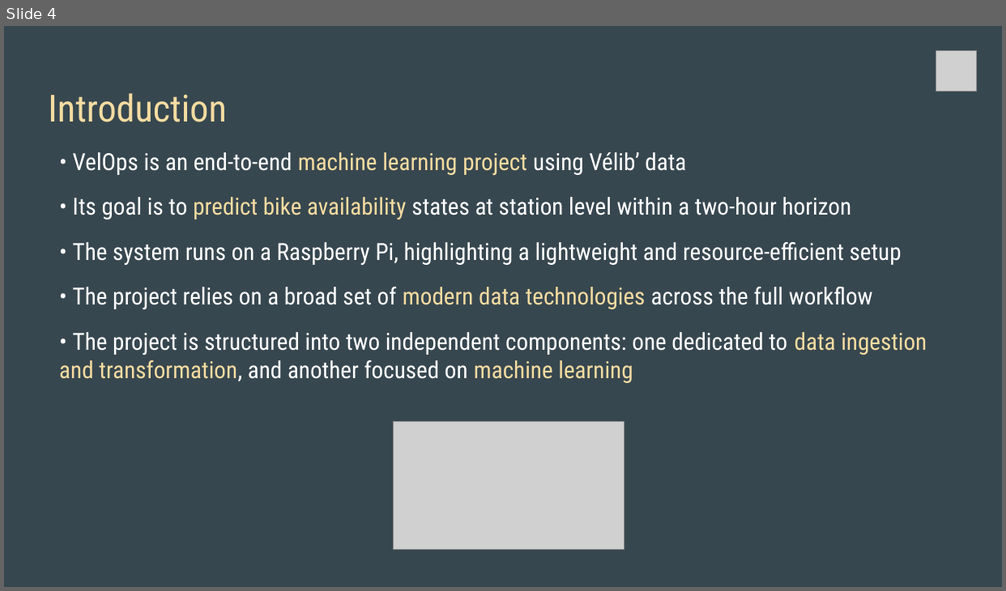
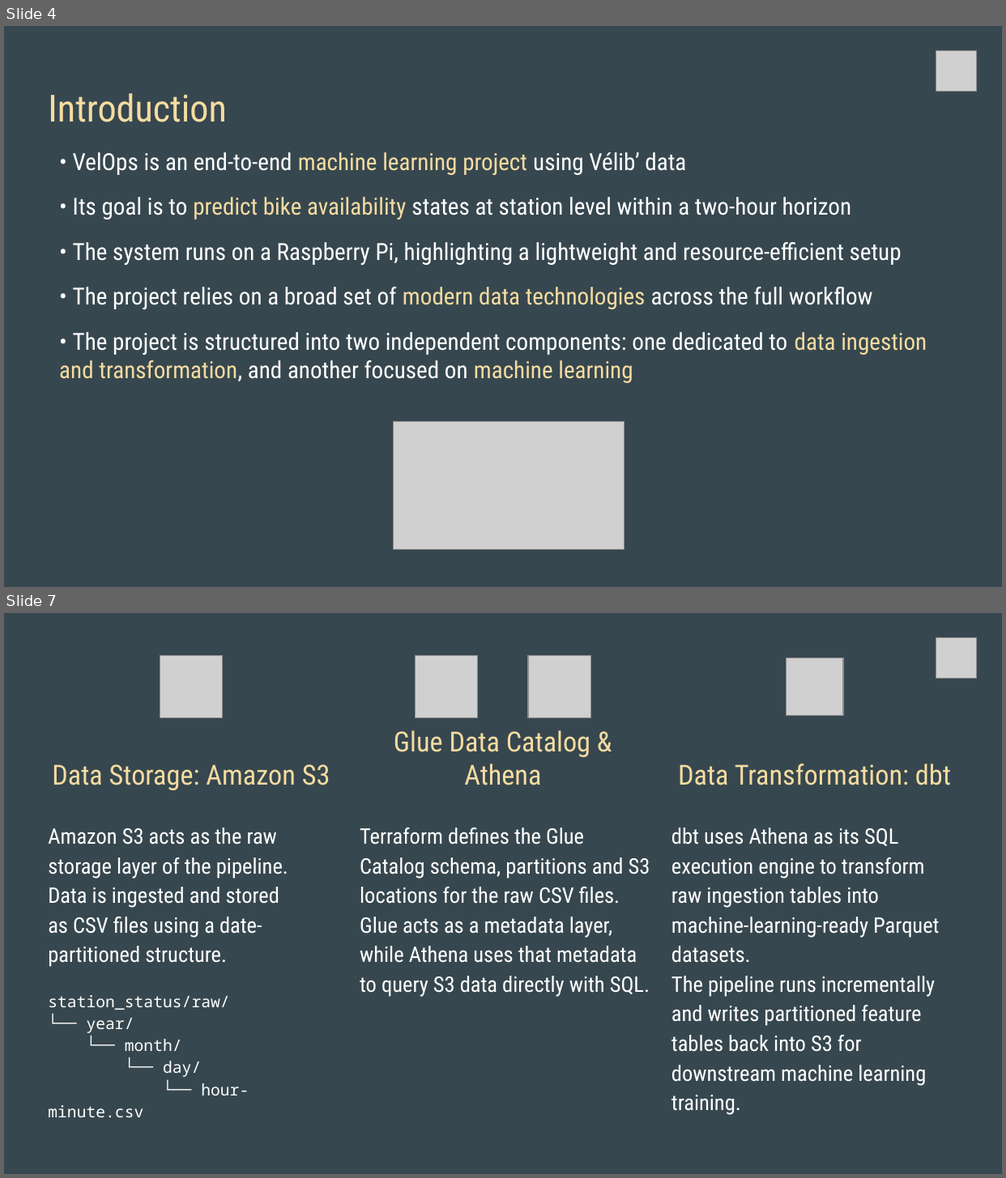
Before and after one commit to allisterk2703/velib-data-ingestion, a slide deck: docs/velops_presentation.pptx. Shown one above the other, each under a label of ours: slide 4 before the commit, slides 4 and 7 after it; the slides between them are not shown. The pictures are 1006x591 and 1006x1178 pixels, drawn with LibreOffice and Linux fonts; fonts in the diff are those of the drawing; grey boxes stand for pictures. Boxes give left, top, right and bottom in pixels: in the first picture for what was removed or moved away, otherwise in the second. Text is boxed around its words. In the diff, an @@ line names an element or a change of style, - is before the commit and + after.

```diff
--- a/docs/velops_presentation.pptx
+++ b/docs/velops_presentation.pptx
@@ slide 7 added at bbox=[4, 613, 1002, 1174], background #37474F @@
@@ picture added at bbox=[160, 655, 223, 717] @@
@@ picture added at bbox=[415, 655, 478, 717] @@
@@ picture added at bbox=[528, 655, 590, 717] @@
@@ picture added at bbox=[786, 658, 843, 715] @@
@@ picture added at bbox=[936, 638, 977, 679] @@
@@ title added at bbox=[394, 730, 590, 786], 20 pt, text #F5DCA1 @@
+Glue Data Catalog & Athena
@@ title added at bbox=[52, 764, 330, 790], 20 pt, text #F5DCA1 @@
+Data Storage: Amazon S3
@@ title added at bbox=[678, 764, 951, 786], 20 pt, text #F5DCA1 @@
+Data Transformation: dbt
@@ text added at bbox=[48, 828, 288, 1118], 15.5 pt, text #FFFFFF @@
+Amazon S3 acts as the raw storage layer of the pipeline.
+Data is ingested and stored
+as CSV files using a date-partitioned structure.
+station_status/raw/
+└── year/
+└── month/
+└── day/
+└── hour-minute.csv
@@ text added at bbox=[360, 828, 650, 997], 15.5 pt, text #FFFFFF @@
+Terraform defines the Glue Catalog schema, partitions and S3 locations for the raw CSV files. Glue acts as a metadata layer, while Athena uses that metadata to query S3 data directly with SQL.
@@ text added at bbox=[671, 828, 939, 1115], 15.5 pt, text #FFFFFF @@
+dbt uses Athena as its SQL execution engine to transform raw ingestion tables into machine-learning-ready Parquet datasets.
+The pipeline runs incrementally and writes partitioned feature tables back into S3 for downstream machine learning training.
```
Also in this commit, not shown: 5 slides changed, 1 slide removed, 3 other files.
